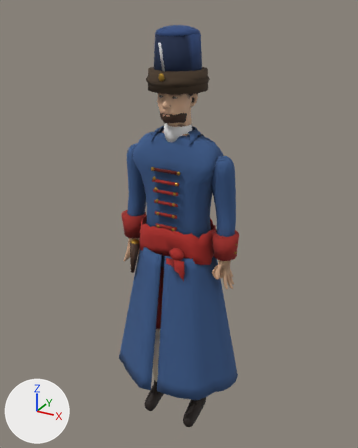
What one commit did to the glTF model reckoning/models/haiduk.glb.
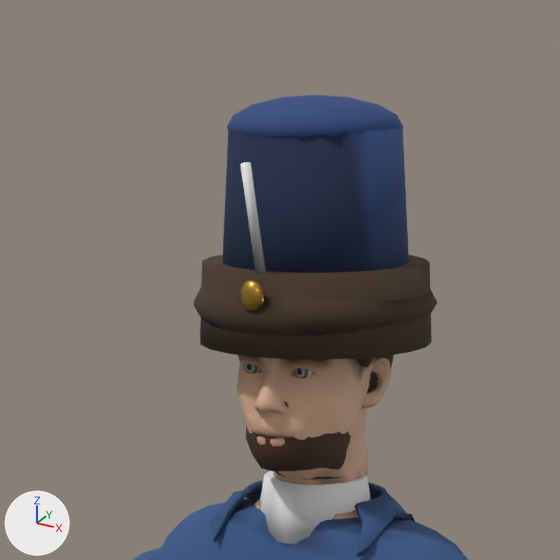
The first picture shows the older version from a camera (50 mm lens) standing at (0.992, -1.794, 1.968) and looking at (-0.016, 0.038, 1.052). The close-ups show the older and then the newer version on the part from 27% to 68% of the width and 0% to 33% of the height of that picture. Only the edits that show in the close-ups are written down. Lighting does not change. The marker at lower left points along +X, +Y and +Z. Vertices at exactly the same position are counted once.

Before the edit, the objects in view are built like this:
```python
me_haiduk_body = bpy.data.meshes.new('haiduk_body')
me_haiduk_body.from_pydata(...)  # 2844 vertices, 5648 faces; spans x -0.27..0.27, y -0.13..0.1, z 0.01..1.53
# faces by material slot: [160, 2384, 752, 1316, 1036]
me_haiduk_body.materials.append(mat_haiduk_skin)
me_haiduk_body.materials.append(mat_haiduk_coat)
me_haiduk_body.materials.append(mat_haiduk_legs)
me_haiduk_body.materials.append(mat_haiduk_stockings)
me_haiduk_body.materials.append(mat_haiduk_leather)
me_haiduk_hat = bpy.data.meshes.new('haiduk_hat')
me_haiduk_hat.from_pydata(...)  # a UV sphere (18 segments, 8 rings, poles along z) spanning x -0.087..0.087, y -0.092..0.092, z 1.842..1.902; a 22-sided cut cone along z (radius 0.1 at the low end, 0.088 at the high end) spanning x -0.099..0.099, y -0.1..0.1, z 1.692..1.872
me_haiduk_hat.materials.append(mat_haiduk_hat)
me_haiduk_skin = bpy.data.meshes.new('haiduk_skin')
me_haiduk_skin.from_pydata(...)  # 1599 vertices, 3168 faces; spans x -0.083..0.081, y -0.115..0.084, z 1.417..1.749
me_haiduk_skin.materials.append(mat_haiduk_skin)
ob_haiduk_body = bpy.data.objects.new('haiduk_body', me_haiduk_body)
ob_haiduk_body.location = (0.0, 0.0, 0.0)
ob_haiduk_hat = bpy.data.objects.new('haiduk_hat', me_haiduk_hat)
ob_haiduk_hat.location = (0.0, 0.0, 0.0)
ob_haiduk_skin = bpy.data.objects.new('haiduk_skin', me_haiduk_skin)
ob_haiduk_skin.location = (0.0, 0.0, 0.0)
# also in view: 'haiduk_linen' at (0.0, -0.037, 1.653); 'haiduk_fur' at (0.0, 0.0, 1.702); 'haiduk_beard' at (0.0, -0.014, 1.634); 'haiduk_coat' at (0.007, 0.0, 0.902)
```
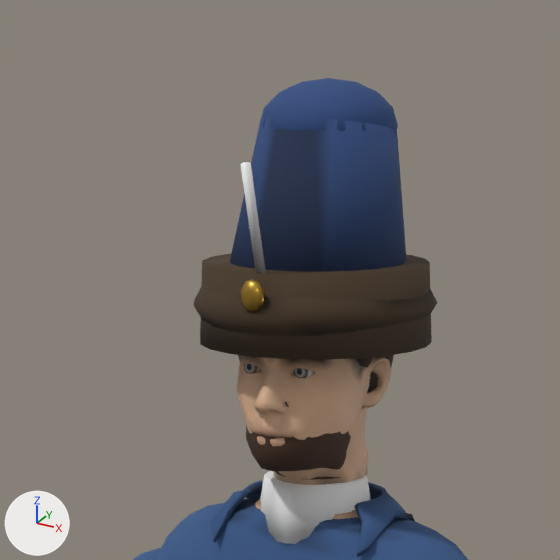
Where the change shows, as pixel boxes [x1, y1, x2, y2] in the close-ups (560 x 560 px; the box of a moved part takes in the faces that stretch with it):
'haiduk_hat', reshaped (9% taller): before [222, 95, 409, 273]; after [230, 78, 407, 272]
part 1 of me_haiduk_hat, moved or reshaped: before [227, 95, 403, 137]; after [259, 78, 398, 130]
part 2 of me_haiduk_hat, moved or reshaped: before [222, 127, 409, 273]; after [230, 118, 407, 272]
part 3 of me_haiduk_hat, recoloured: before [223, 118, 409, 273]; after [230, 110, 407, 272]

The change, as a list of edits to the scene's bpy script:
```text
Change me_haiduk_hat:
    used by ob_haiduk_hat; location = (0.0, 0.0, 0.0)
    remove me_haiduk_hat.from_pydata(...)  # 172 vertices, 336 faces; spans x -0.099..0.099, y -0.1..0.1, z 1.692..1.902
    add me_haiduk_hat.from_pydata(...)  # 172 vertices, 336 faces; spans x -0.099..0.099, y -0.099..0.101, z 1.677..1.917
    me_haiduk_hat part 1: the loose piece of 128 vertices spanning x -0.087..0.087, y -0.092..0.092, z 1.842..1.902 is scaled about its middle by (0.795, 0.799, 1.5), then moved by (0.0, 0.028, 0.0)
    me_haiduk_hat part 2: 44 of 172 vertices moved; they spanned x -0.099..0.099, y -0.1..0.1, z 1.692..1.872 and now span x -0.099..0.099, y -0.099..0.099, z 1.677..1.883; mean shift (0.0, 0.014, 0.0); largest move (0.0, -0.088, 1.872) -> (0.0, -0.041, 1.883)
    me_haiduk_hat part 3: 165 kept faces spanning x -0.099..0.099, y -0.095..0.101, z 1.677..1.889 get new vertex colours; the middle colour goes from grey #b0b0b0 to grey #a2a2a2
```
